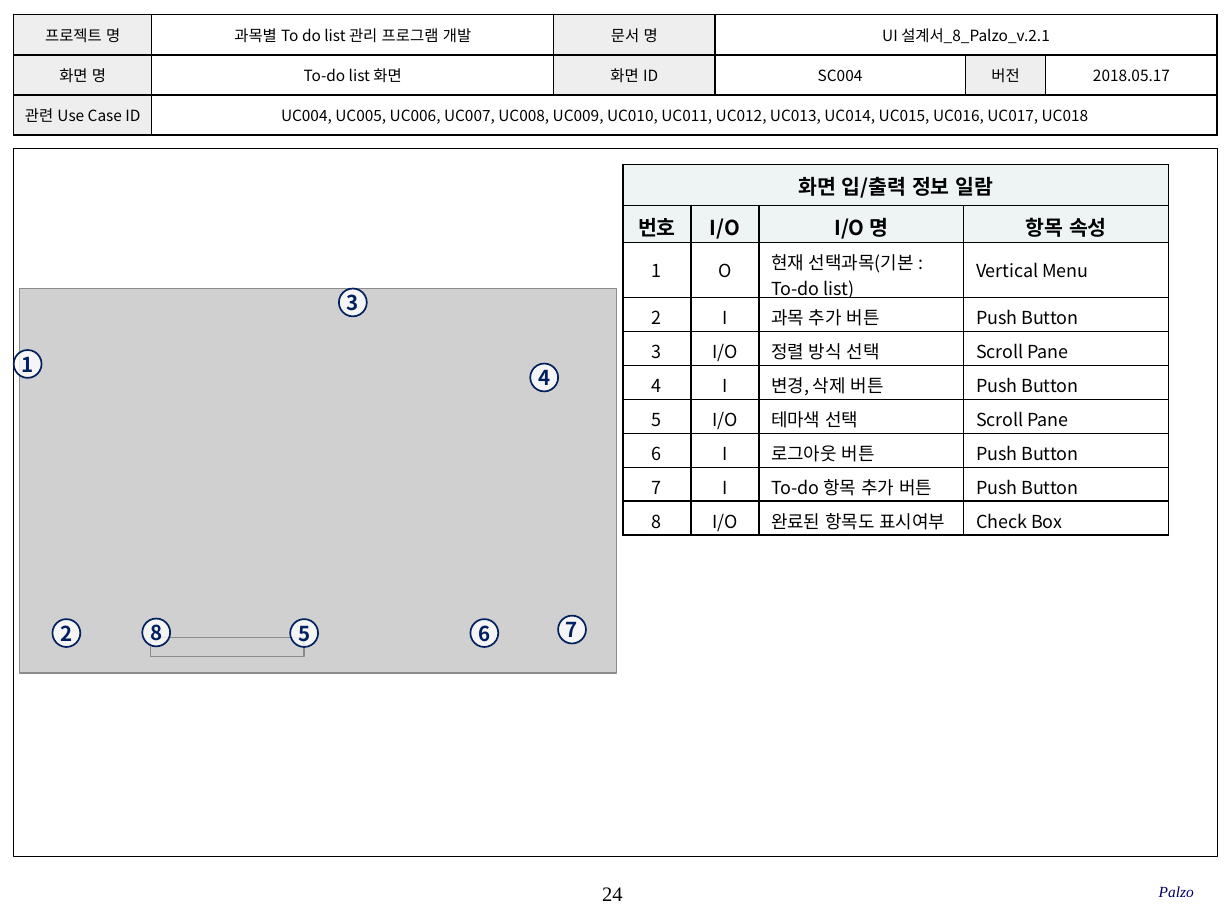
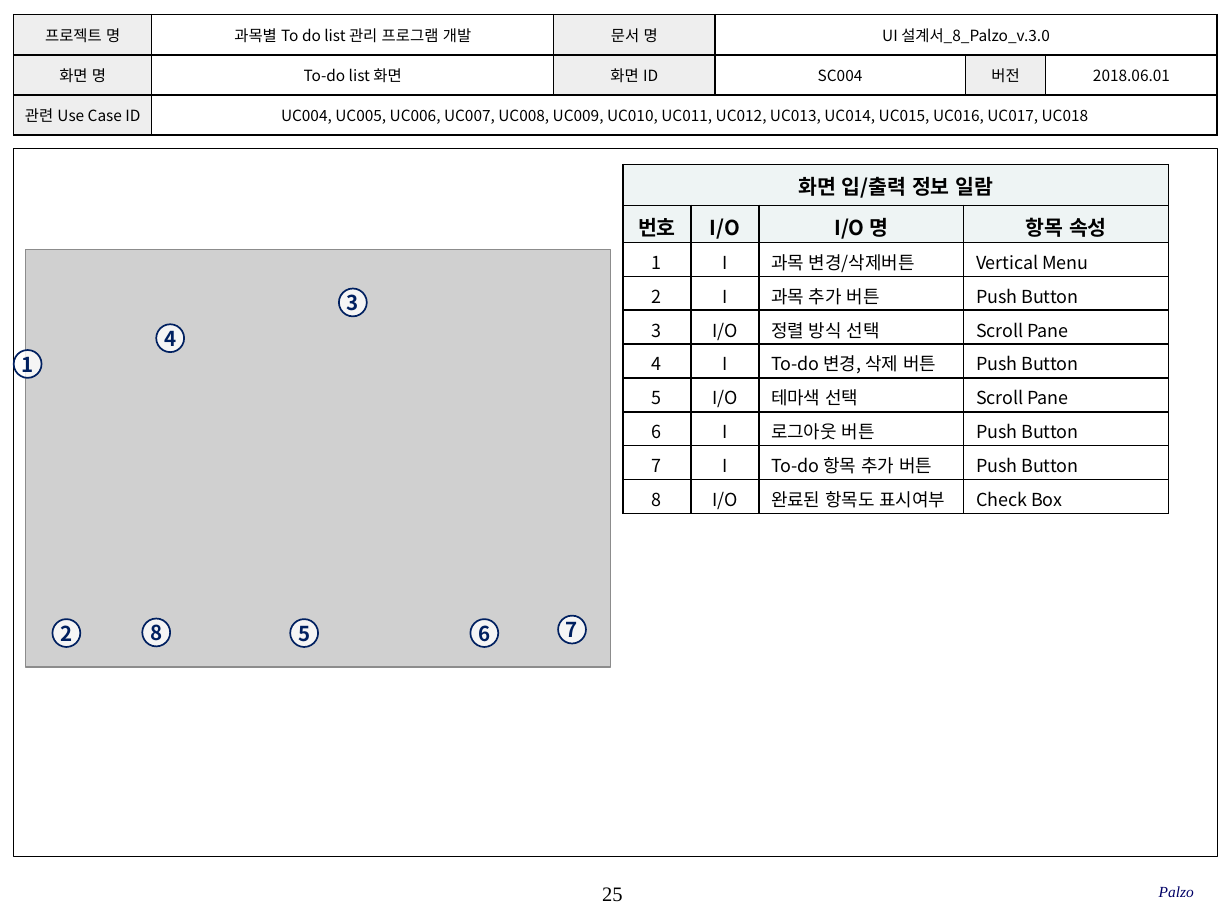
Before and after one commit to SMU-SE-Admin/18-1_8_PALZO_Doc, a slide deck: slide 25 of 03 설계/UI 설계서_8_Palzo.pptx (slide 24 before the commit). Drawn at 1232x924 pixels with LibreOffice and Linux fonts; fonts in the diff are those of the drawing; grey boxes stand for pictures; background and template pictures are left out. Boxes give left, top, right and bottom in pixels: in the first picture for what was removed or moved away, otherwise in the second. Text is boxed around its words. In the diff, an @@ line names an element or a change of style, - is before the commit and + after.

Commit message:
#1102 UI설계서 작성
화면 UI 수정, 일부 변경 (최종본)

```diff
--- a/03 설계/UI 설계서_8_Palzo.pptx
+++ b/03 설계/UI 설계서_8_Palzo.pptx
@@ table at [14,15,1216,136] @@
-row 1, column 4: UI 설계서_8_Palzo_v.2.1
+row 1, column 4: UI 설계서_8_Palzo_v.3.0
-row 2, column 6: 2018.05.17
+row 2, column 6: 2018.06.01
@@ table at [623,165,1168,535] @@
-row 3, column 2: O
+row 3, column 2: I
-row 3, column 3: 현재 선택과목(기본 : To-do list)
+row 3, column 3: 과목 변경/삭제버튼
-row 6, column 3: 변경, 삭제 버튼
+row 6, column 3: To-do 변경, 삭제 버튼
@@ picture: place and size @@
-picture at [20,288,617,673]
+picture at [25,250,610,668]
@@ ellipse "4": place and size @@
-ellipse "4" at [530,363,558,392]
+ellipse "4" at [156,324,185,352]
@@ picture removed at [150,638,303,657] @@
@@ page number at [602,887,622,902]: text changed @@
-24
+25
```
Also in this commit, not shown: 36 other slides changed, 1 slide added, 4 slides removed.
